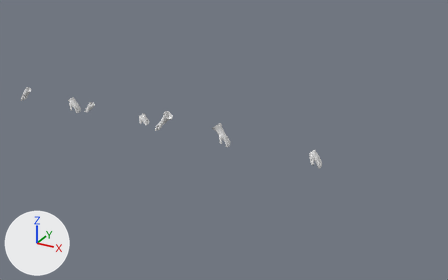
An edit to the Blender file Attires/Attires_Accessories/Attires_Accessories_Gloves/Attires_Accessories_Gloves_ALL.blend, drawn before and after from the same camera.
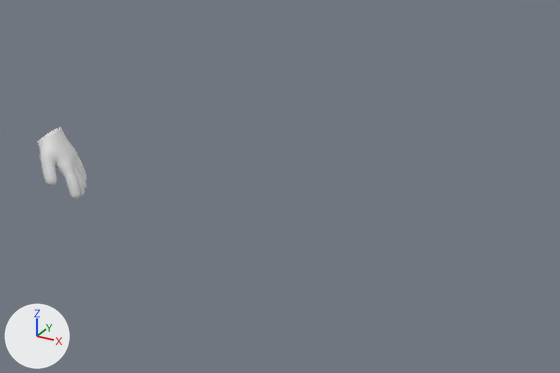
Each version is shown whole from a 50 mm camera at (7.83, -7.72, 4.78) aimed at (3.49, 0.18, 0.83), then close up on the part from 67% to 100% of the width and 41% to 77% of the height. Lighting does not change. The marker at lower left points along +X, +Y and +Z. The first two pictures are the older version.

The scene before the commit, as lines of its bpy script (objects in view):
```python
me_attire_accessory_gloves_glovebaseball = bpy.data.meshes.new('Attire_Accessory_Gloves_GloveBaseball')
me_attire_accessory_gloves_glovebaseball.from_pydata(...)  # 620 vertices, 624 faces; spans x 0.484..0.686, y -0.1..0.099, z 0.812..1.063
ob_attire_accessory_gloves_glovebaseball = bpy.data.objects.new('Attire_Accessory_Gloves_GloveBaseball', me_attire_accessory_gloves_glovebaseball)
ob_attire_accessory_gloves_glovebaseball.location = (4.5, 0.0, 0.0)
```
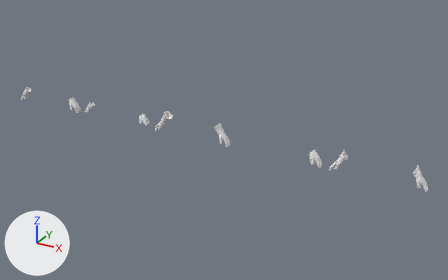
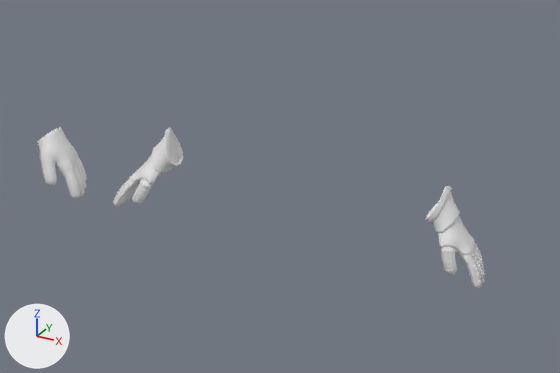
What differs and where, as boxes [x1, y1, x2, y2] in the close-ups (560 x 373 px):
'Attire_Accessory_Gloves_KnightGauntlets', added
    after: [113, 127, 485, 289]

What changed in the scene script:
```text
Add me_attire_accessory_gloves_knightgauntlets:
    me_attire_accessory_gloves_knightgauntlets.from_pydata(...)  # 996 vertices, 1066 faces; spans x 0.453..0.684, y -0.1..0.095, z 0.817..1.166
    me_attire_accessory_gloves_knightgauntlets.polygons.foreach_set('use_smooth', [True] * 1066)
Add ob_attire_accessory_gloves_knightgauntlets:
    ob_attire_accessory_gloves_knightgauntlets = bpy.data.objects.new('Attire_Accessory_Gloves_KnightGauntlets', me_attire_accessory_gloves_knightgauntlets)
    ob_attire_accessory_gloves_knightgauntlets.location = (6.0, 0.0, 0.0)
    _m = ob_attire_accessory_gloves_knightgauntlets.modifiers.new('Mirror', 'MIRROR')
    _m.use_clip = True
    _m = ob_attire_accessory_gloves_knightgauntlets.modifiers.new('WeightedNormal', 'WEIGHTED_NORMAL')
    _m.keep_sharp = True
```
